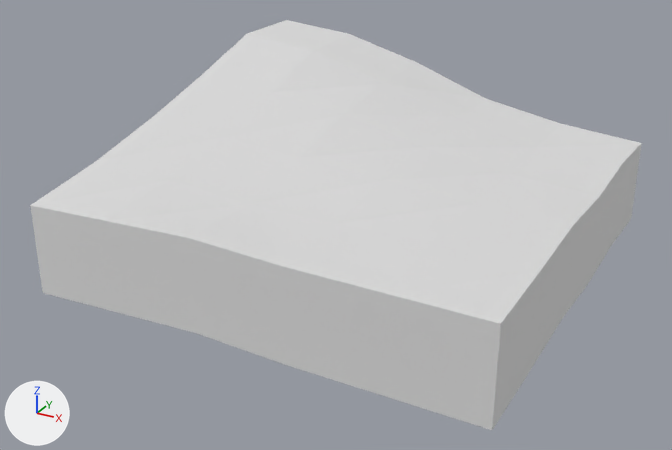
The glTF model models/ultimate-pack/low-poly-10/m/terrains-terrain-world-hill3.glb, before and after one commit.
One viewpoint serves both versions: a 50 mm lens placed at (26.6, -52.0, 21.7), pointed at (-0.8, -2.1, -3.3). The lights are fixed; the arrows at lower left show +X, +Y and +Z. The older version comes first. Where no turn or scale is listed for an object, it has been applied to the vertices.

Names of what the first picture shows: 'terrain-world-hill3'.
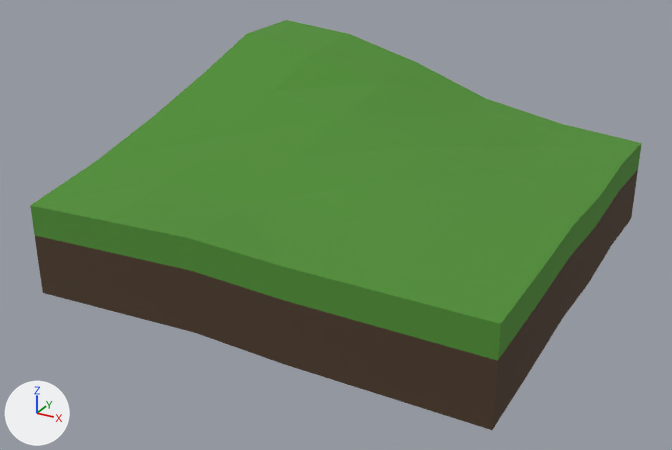
What differs and where, as boxes (x1, y1, x2, y2) in the pictures (672 x 450 px):
'terrain-world-hill3', recoloured (white to green): (30, 20, 642, 430) in both

What the commit changed:
Material '36 GREEN' (mat_36_green) changes colour from white #e7e7e7 to green #508f34; in linear values from (0.8, 0.8, 0.8) to (0.0803, 0.273, 0.0348).
Material '9 BROWN-DARKEST' (mat_9_brown_darkest) changes colour from white #e7e7e7 to brown #4d3b2b; in linear values from (0.8, 0.8, 0.8) to (0.0742, 0.0437, 0.0242).
